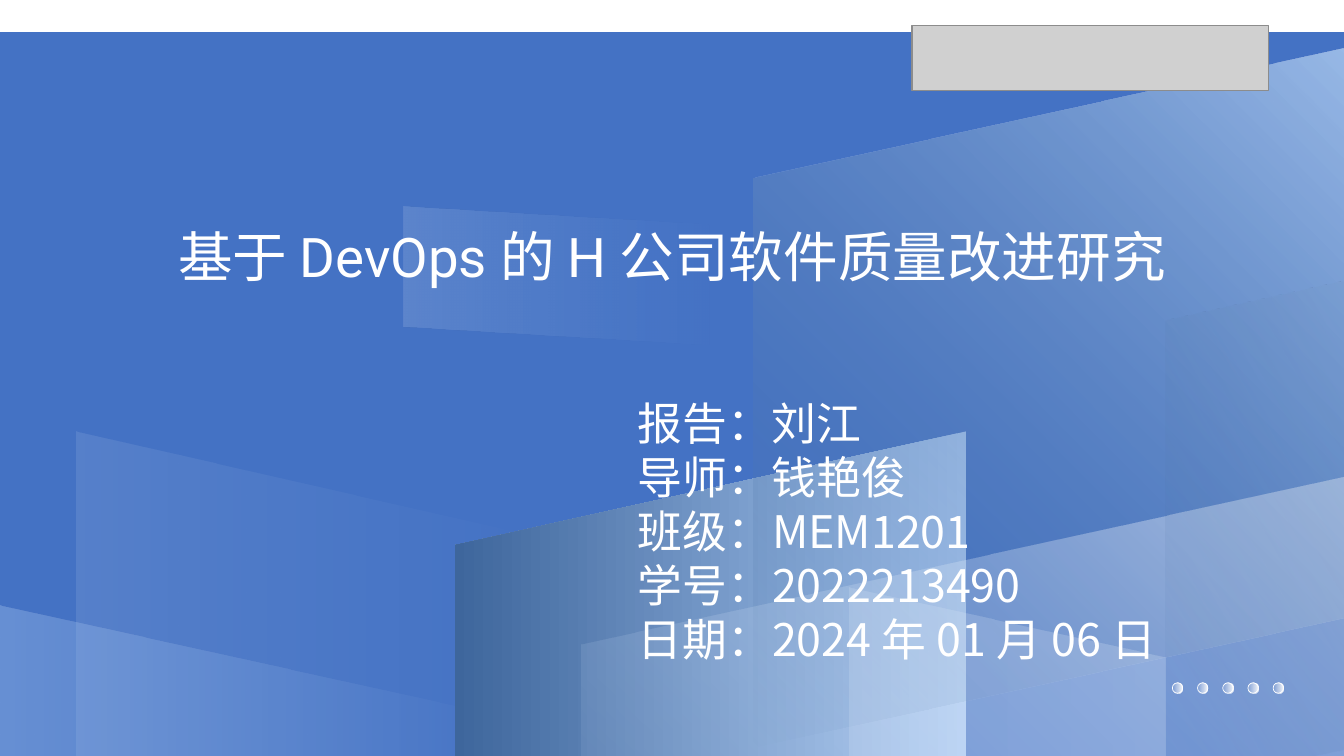
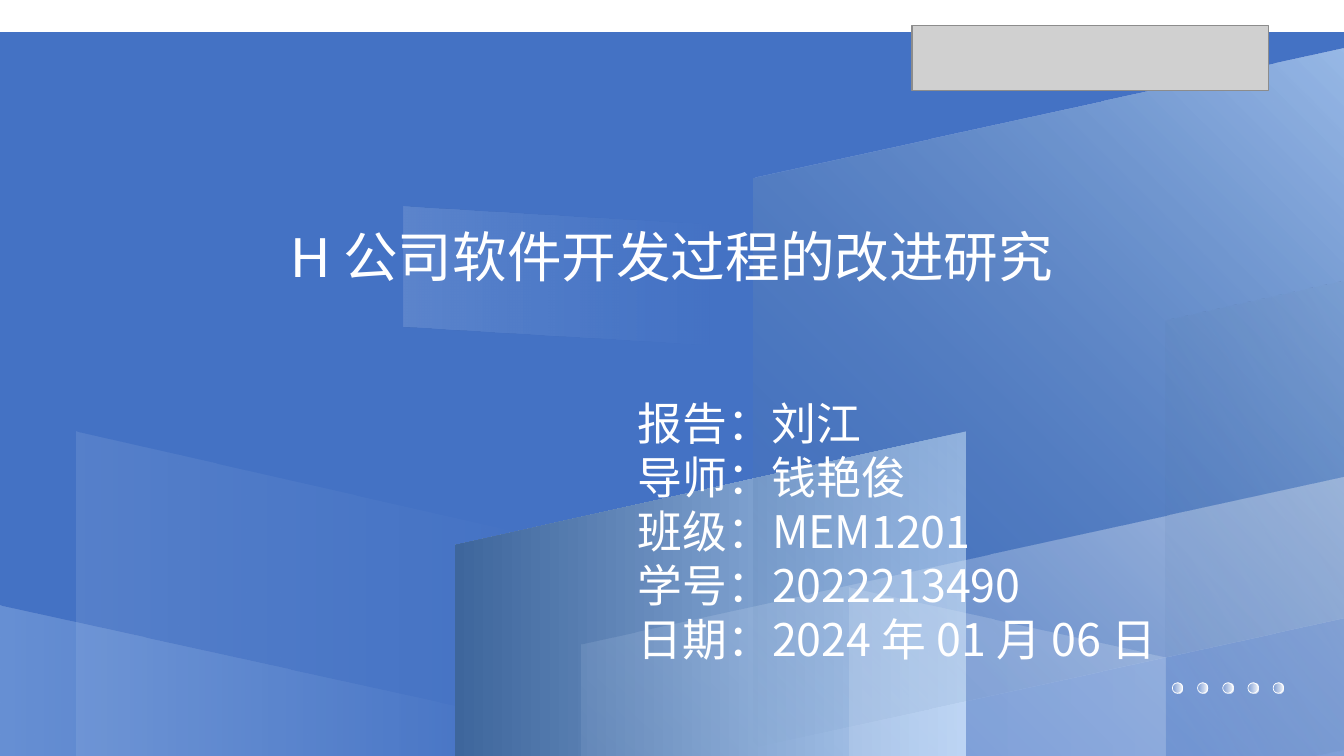
Before and after one commit to jovanliuc/master-thesis, a slide deck: slide 1 of 选题报告/选题报告.pptx. Drawn at 1344x756 pixels with LibreOffice and Linux fonts; fonts in the diff are those of the drawing; grey boxes stand for pictures. Boxes give left, top, right and bottom in pixels: in the first picture for what was removed or moved away, otherwise in the second. Text is boxed around its words. In the diff, an @@ line names an element or a change of style, - is before the commit and + after.

```diff
--- a/选题报告/选题报告.pptx
+++ b/选题报告/选题报告.pptx
@@ text at [291,231,1053,282]: text changed @@
-基于 DevOps 的 H 公司软件质量改进研究
+H 公司软件开发过程的改进研究
```
Also in this commit, not shown: 2 other files.
